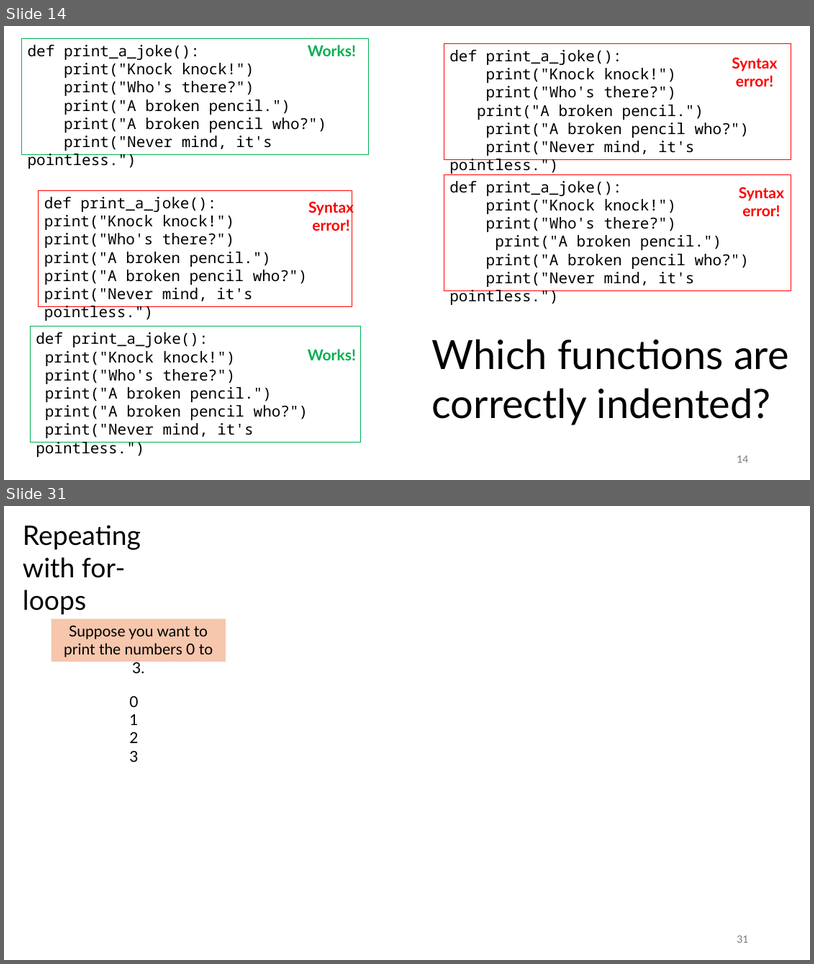
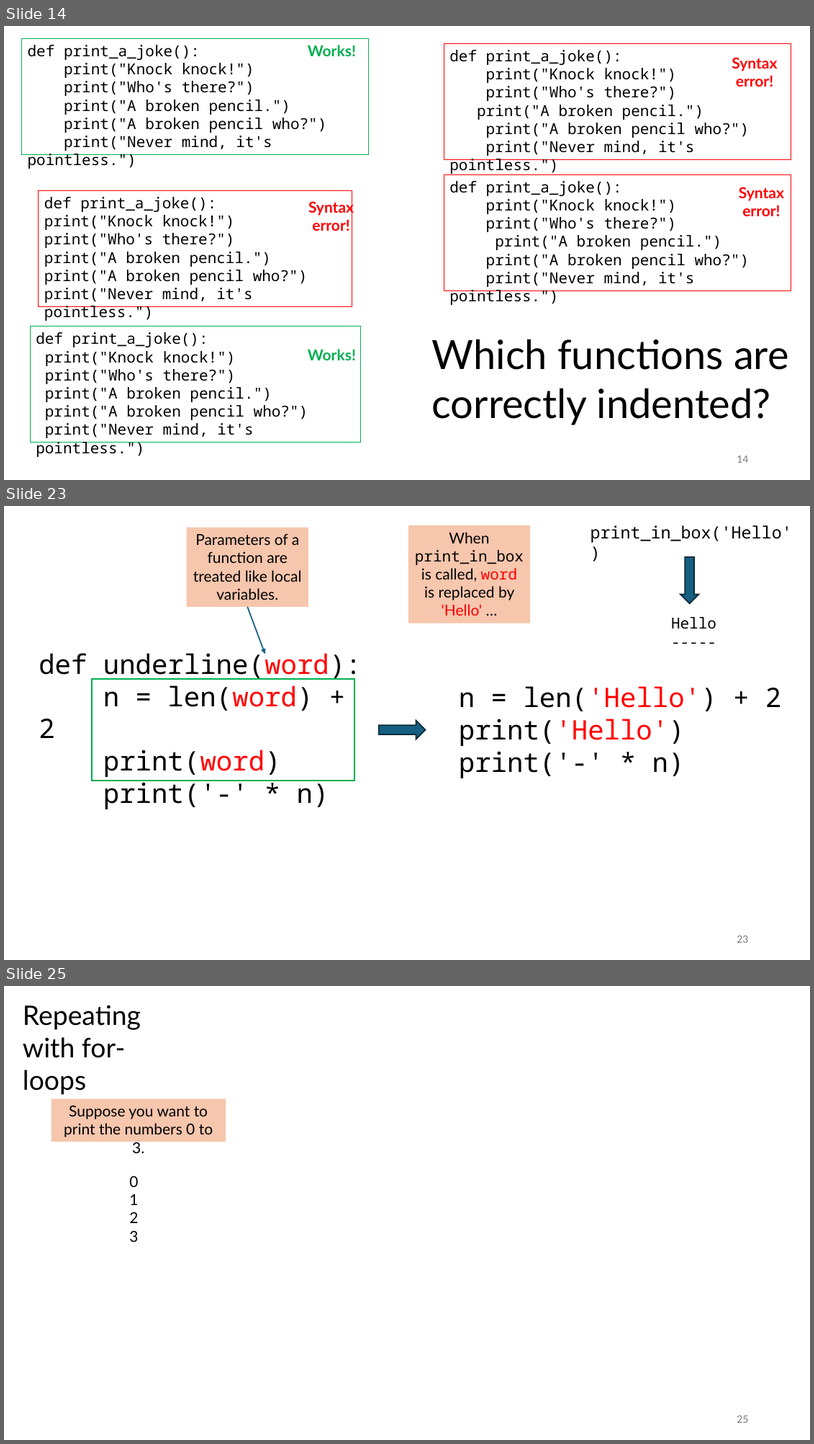
Before and after one commit to tjd1234/cmpt120spring2026, a slide deck: lecture_notes/chapter3/chapter3.pptx. Shown one above the other, each under a label of ours: slides 14 and 31 before the commit, slides 14, 23 and 25 after it; the slides between them are not shown. The pictures are 814x964 and 814x1444 pixels, drawn with LibreOffice and Linux fonts; fonts in the diff are those of the drawing. Boxes give left, top, right and bottom in pixels: in the first picture for what was removed or moved away, otherwise in the second. Text is boxed around its words. In the diff, an @@ line names an element or a change of style, - is before the commit and + after.

```diff
--- a/lecture_notes/chapter3/chapter3.pptx
+++ b/lecture_notes/chapter3/chapter3.pptx
@@ slide 23 added at box(4, 506, 810, 960), background #FFFFFF @@
@@ rectangle added at box(187, 527, 309, 606), fill #F6C6AD, 18 pt, text #000000 @@
+Parameters of a function are treated like local variables.
@@ rectangle added at box(409, 525, 530, 623), fill #F6C6AD, 18 pt, text #000000 @@
+When print_in_box is called, word is replaced by 'Hello' …
@@ text added at box(591, 525, 792, 543), 20 pt, text #000000 @@
+print_in_box('Hello')
@@ down arrow added at box(681, 557, 700, 603), fill #156082, outline #092A39 1.5 pt @@
@@ arrow added from (248, 607) to (265, 654), #156082 1.5 pt @@
@@ text added at box(671, 617, 717, 629), 18 pt, text #000000 @@
+Hello
+-----
@@ text added at box(39, 649, 362, 809), 32 pt, text #000000 @@
+def underline(word):
+n = len(word) + 2
+print(word)
+print('-' * n)
@@ rectangle added at box(92, 679, 354, 780), outline #00B050 1.5 pt @@
@@ text added at box(459, 686, 782, 778), 32 pt, text #000000 @@
+n = len('Hello') + 2
+print('Hello')
+print('-' * n)
@@ down arrow added at box(379, 720, 426, 739), fill #156082, outline #092A39 1.5 pt @@
@@ page number added at box(737, 935, 748, 942), 12 pt, text #797979 @@
+23
@@ what was slide 31 is now slide 25 @@
@@ page number at box(737, 1415, 748, 1422): text changed @@
-31
+25
```
Also in this commit, not shown: 5 slides changed, 4 other slides added, 11 slides removed, 1 other file.
